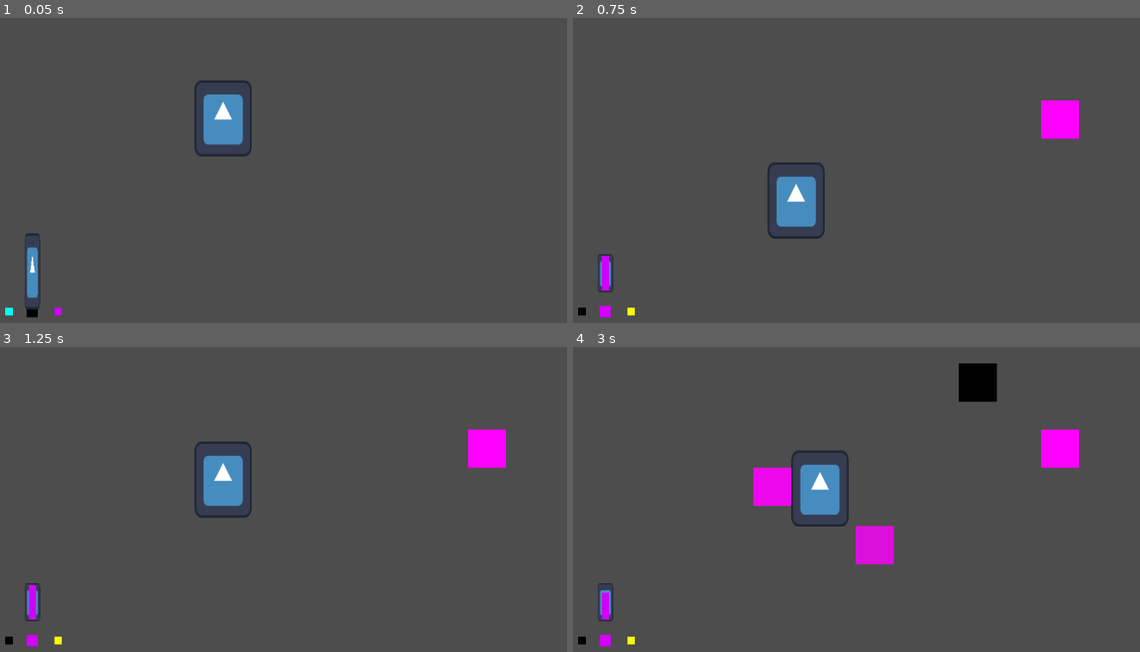
Above: before the commit, frames 1-4 (two rows, left to right).
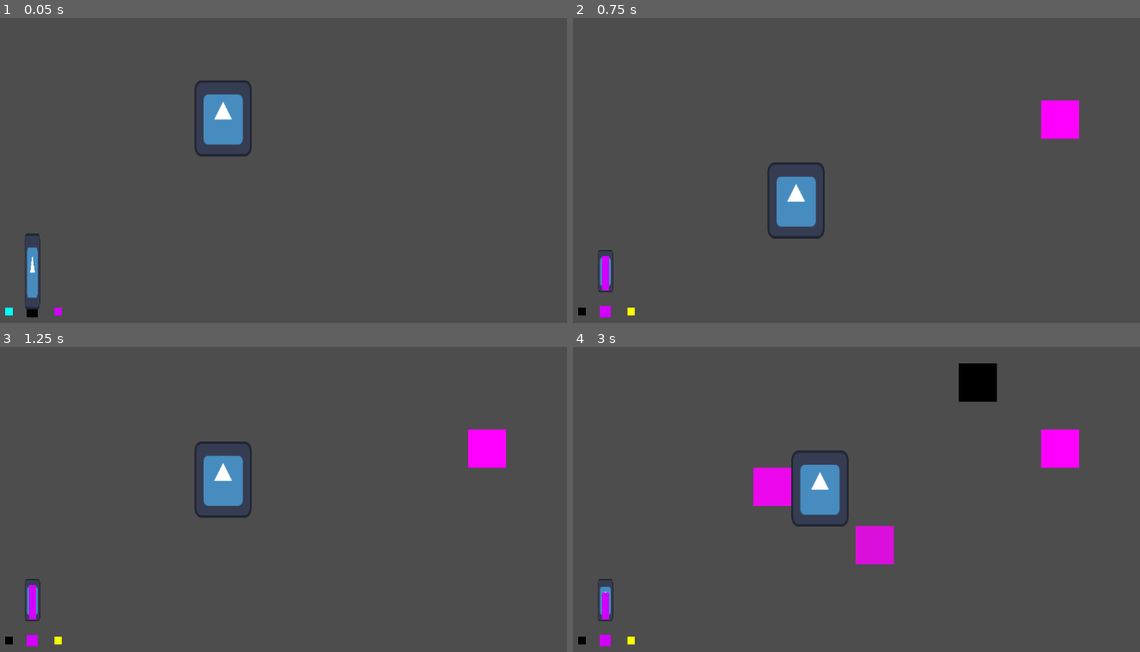
Above: after the commit, the same moments.

Repository: YhagoTomasini/Exlabers_Felpojam_026
Game: Godot game, scene res://Cenas/sala_de_testes.tscn
The game is run twice, just before and just after one commit, with the same random seed, the same clock (stepped at 60 frames per second) and the same inputs. The project has no main scene, so this scene is started directly. The engine's default icon, where the game draws it, is replaced by a stand-in: a white triangle on a blue panel in a dark square.
Inputs (mouse positions are in pixels of both pictures, inside the frame that each line leads up to):
- Up to frame 1 (0.05 s): no input
- Up to frame 2 (0.75 s): move the mouse to (1060, 118) at 0.52 s; hold E (UI_move_right) from 0.53 s (still down); click (1060, 118) at 0.6 s
- Up to frame 3 (1.25 s): keep holding E (UI_move_right); tap Up (ui_up) at 0.77 s
- Up to frame 4 (3 s): move the mouse to (771, 487) at 1.27 s; click (771, 487) at 1.35 s; tap Up (ui_up) at 1.52 s; tap Enter at 2 s; move the mouse to (975, 383) at 2.02 s; release E (UI_move_right) at 2.03 s; hold Q (UI_move_left) 2.03-2.78 s; click (975, 383) at 2.1 s; tap Space at 2.75 s; move the mouse to (873, 545) at 2.77 s; hold E (UI_move_right) from 2.78 s (still down); click (873, 545) at 2.85 s

Frame 1 is identical in both runs. In frame 2, less than 0.1% of the frame differs, in the area x 4-8%, y 76-89%; in frame 3, less than 0.1%; in frame 4, less than 0.1%.

Commit message:
mudança minima no tamanho de um objeto

Diff:
--- a/felpojams-dos-exlabers/Prefabs/ui_tintas.tscn
+++ b/felpojams-dos-exlabers/Prefabs/ui_tintas.tscn
@@ -34,8 +34,8 @@
 texture = ExtResource("1_8xrun")
 
 [node name="FundoBarraTanque" type="Sprite2D" parent="."]
-position = Vector2(66, 550)
-scale = Vector2(0.2, 0.5)
+position = Vector2(66, 546.5)
+scale = Vector2(0.2, 0.5546875)
 texture = ExtResource("1_8xrun")
 
 [node name="BarraTanque" type="Sprite2D" parent="."]
